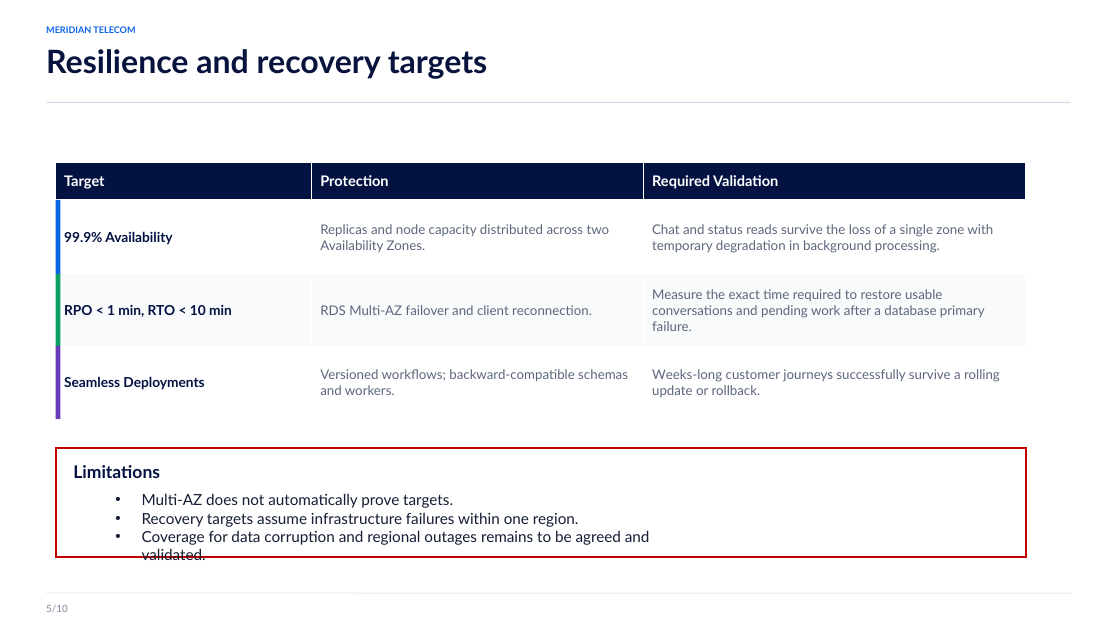
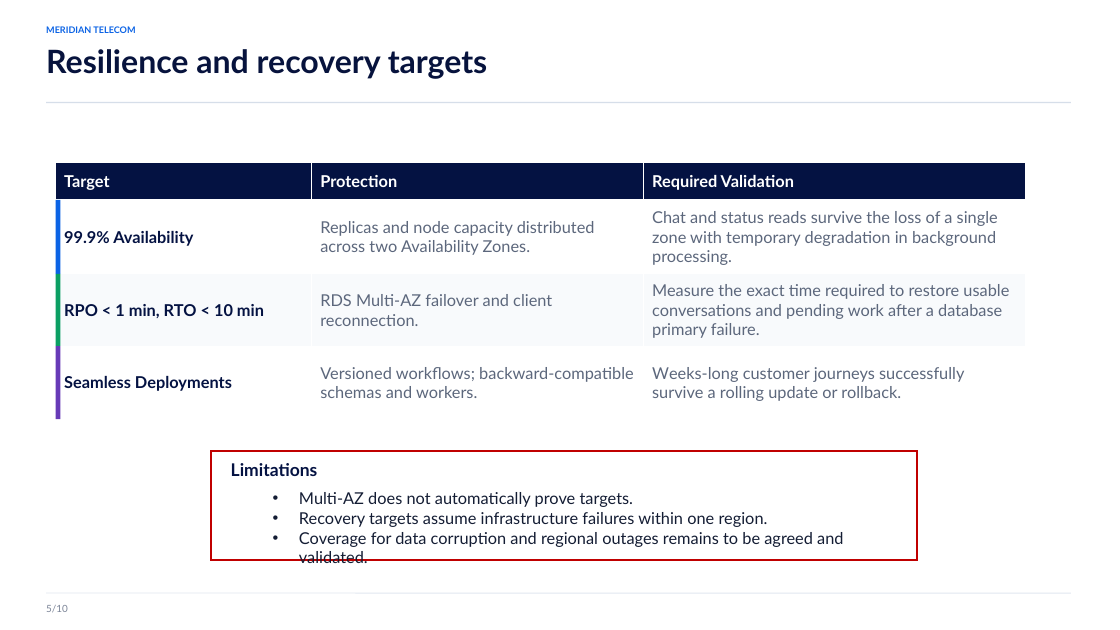
Before and after one commit to mattia-vincenzi/Meridian-Telecom, a slide deck: slide 12 of presentation/meridian_mattia_vincenzi.pptx. Drawn at 1120x630 pixels with LibreOffice and Linux fonts; fonts in the diff are those of the drawing. Boxes give left, top, right and bottom in pixels: in the first picture for what was removed or moved away, otherwise in the second. Text is boxed around its words. In the diff, an @@ line names an element or a change of style, - is before the commit and + after.

```diff
--- a/presentation/meridian_mattia_vincenzi.pptx
+++ b/presentation/meridian_mattia_vincenzi.pptx
@@ table at box(55, 162, 1026, 419) @@
@@ size 12.5 to 14 pt in "Target", "Protection", "Required Validation" @@
@@ size 11.8 to 14 pt in "99.9% Availability", "RPO < 1 min, RTO < 10 ...", "Seamless Deployments" @@
@@ size 11.4 to 14 pt in "Replicas and node capacity distributed across two ...", "Chat and status reads survive the loss ...", "RDS Multi-AZ failover and client reconnection.", "Measure the exact time required to restore ..." and 2 more places @@
@@ rectangle: place and size @@
-rectangle at box(55, 448, 1026, 557)
+rectangle at box(211, 451, 918, 560)
@@ text "Limitations": place and size @@
-text "Limitations" at box(73, 465, 160, 478)
+text "Limitations" at box(231, 463, 318, 476)
@@ text "Multi-AZ does not automatically prove ...": place and size @@
-text "Multi-AZ does not automatically prove ..." at box(142, 493, 650, 545)
+text "Multi-AZ does not automatically prove ..." at box(299, 492, 843, 547)
@@ text "Multi-AZ does not automatically prove ..." at box(299, 492, 843, 547): size 13.1 to 14 pt @@
```
Also in this commit, not shown: 14 other slides changed, 2 slides removed, 2 other files.
